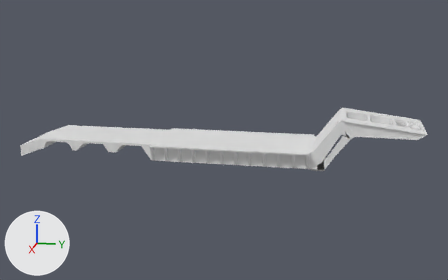
The FBX model Contents/mods/HEMTT Series/media/models_X/Vehicles/Trailer_M870A1Fixed.fbx as it was, and as the next commit left it.
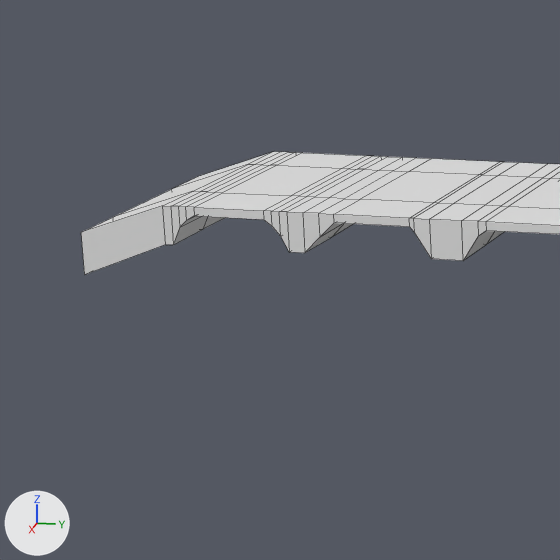
There are two pictures of each version: one whole from a 50 mm lens placed at (6.11, 1.62, 1.87), pointed at (-0.02, 0.39, 0.34), one close up on the part from 0% to 31% of the width and 31% to 81% of the height. The axes (+X, +Y, +Z) are drawn at lower left. The lights are the same throughout. The close-ups show mesh edges as thin lines. Where no turn or scale is listed for an object, it has been applied to the vertices.

Names of what the first close-up shows: 'Trailer.002'.
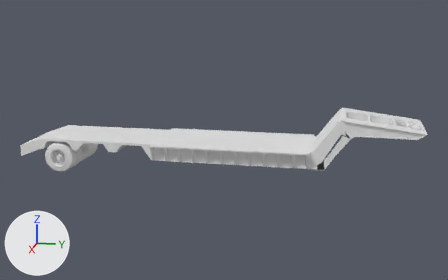
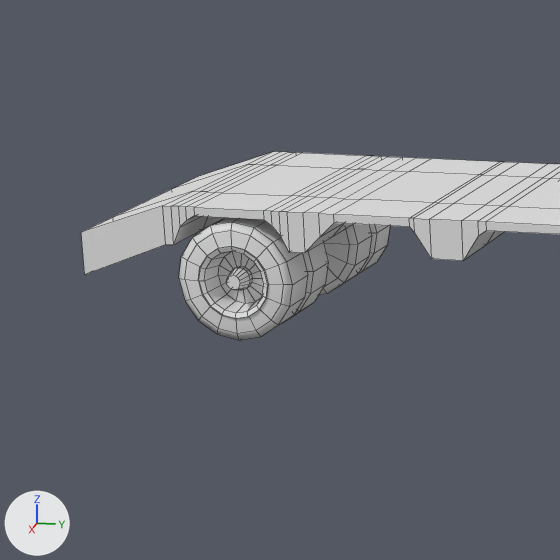
Where the newer file only moved an object's origin or applied its transform, the numbers keep the older frame.

Boxes [x1, y1, x2, y2] around the edits, measured in the close-ups (560 x 560 px):
```json
{"object": "Trailer.002", "change": "reshaped", "before": [81, 151, 560, 275], "after": [81, 151, 560, 340]}
{"part": 1, "of": "me_cylinder_002", "change": "added", "after": [319, 224, 390, 295]}
{"part": 2, "of": "me_cylinder_002", "change": "added", "after": [179, 218, 329, 340]}
```

The change, as JSON lines over the scene's bpy script:
```json
{"block": "me_cylinder_002", "where": "# used by ob_trailer_002; location = (0.0, 0.0, 0.0)"}
{"op": "remove", "block": "me_cylinder_002", "code": "me_cylinder_002.from_pydata(...)  # 730 vertices, 710 faces; spans x -0.41..0.4, y -1.71..2.36, z 0.14..0.67"}
{"op": "add", "block": "me_cylinder_002", "code": "me_cylinder_002.from_pydata(...)  # 1276 vertices, 1256 faces; spans x -0.41..0.4, y -1.71..2.36, z -0.01..0.67"}
{"block": "me_cylinder_002", "change": "me_cylinder_002 part 1: a new loose piece of 273 vertices spanning x -0.34..-0.09, y -1.45..-1.13, z -0.01..0.31"}
{"block": "me_cylinder_002", "change": "me_cylinder_002 part 2: a new loose piece of 273 vertices spanning x 0.09..0.34, y -1.45..-1.13, z -0.01..0.31"}
```
